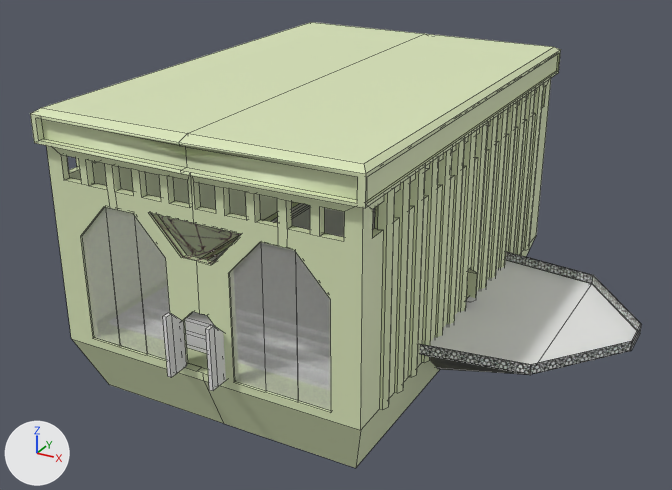
The FBX model Assets/Models/ParthenonArena.fbx as it was, and as the next commit left it.
Before and after are seen from a camera (50 mm lens) standing at (29.8, -53.4, 29.7) and looking at (1.9, -2.7, 4.3). The lights are fixed; the arrows at lower left show +X, +Y and +Z. Mesh edges are drawn as thin lines. Where no turn or scale is listed for an object, it has been applied to the vertices.

Names of what the first picture shows: 'Big Glass', 'LDoor', 'Parthenon', 'Platform', 'RDoor', 'Rail', 'Small Glass', 'Stairs'.
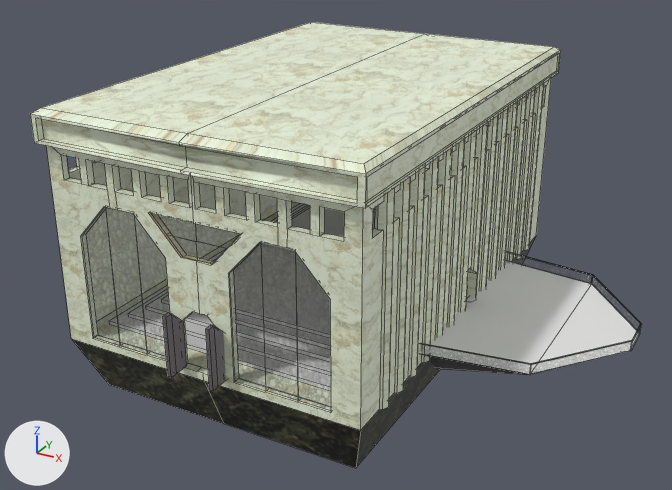
Boxes (x1, y1, x2, y2) around the edits, measured in the pictures (672 x 490 px):
'Parthenon', surface changed (green to white): (30, 22, 561, 468) in both
'Big Glass', surface changed: (82, 207, 330, 411) in both
'Rail', reshaped: before (419, 252, 641, 375); after (420, 251, 642, 373)
'LDoor', recoloured: (163, 313, 187, 377) in both
'RDoor', recoloured: (206, 325, 226, 391) in both
'Small Glass', reshaped: before (152, 214, 241, 264); after (154, 216, 237, 261)
part 1 of me_cube_016, built on: before (427, 256, 641, 365); after (420, 251, 642, 365)
part 2 of me_cube_016, recoloured: before (419, 252, 641, 375); after (420, 254, 639, 373)
part 3 of me_cube_018, surface changed (green to white): (30, 22, 561, 430) in both
part 4 of me_cube_018, recoloured (green to black): (72, 236, 536, 468) in both
part 5 of me_cube_010, added: after (154, 216, 237, 261)
'Stairs', unchanged, uncovered by the edit: before (185, 203, 375, 353); after (109, 203, 375, 390)

Diff of the bpy script that builds the scene:
```diff
--- a/Assets/Models/ParthenonArena.fbx.py
+++ b/Assets/Models/ParthenonArena.fbx.py
@@ mat_big_stained_glass @@
 n0 = _N.new('ShaderNodeBsdfPrincipled'); n0.name = 'Principled BSDF'
-n0.inputs[4].default_value = 0.165  # 'Alpha'
 n1 = _N.new('ShaderNodeOutputMaterial'); n1.name = 'Material Output'
+n2 = _N.new('ShaderNodeTexImage'); n2.name = 'Image Texture'
+n2.image = img_glass_frame_png
+n3 = _N.new('ShaderNodeTexImage'); n3.name = 'Image Texture.001'
+n3.image = img_glass_frame_png
 _L.new(n0.outputs[0], n1.inputs[0])  # 'BSDF' to 'Surface'
+_L.new(n2.outputs[0], n0.inputs[0])  # 'Color' to 'Base Color'
+_L.new(n3.outputs[0], n0.inputs[4])  # 'Color' to 'Alpha'
@@ mat_walls @@
 mat_walls = principled_material('Walls')
-mat_walls.base_color = (0.712, 0.8, 0.494)  # green #dbe7bb
+mat_walls.texture = img_mat_marble_green_01_256x256_png
@@ mat_lookout_handrail @@
+mat_lookout_handrail = bpy.data.materials.new('lookout_handrail')
+# uses the picture img_glass_frame_png
@@ me_cube_013 @@
 me_cube_013.from_pydata(...)  # 12 vertices, 10 faces; spans x -0.13..0.13, y -1.5..0.0, z 0.0..4.0
+me_cube_013.materials.append(mat_door)  # picture img_mat_wood_blue_01_256x256_png
@@ me_cube_014 @@
 me_cube_014.from_pydata(...)  # 12 vertices, 10 faces; spans x -0.13..0.13, y -1.5..0.0, z 0.0..4.0
+me_cube_014.materials.append(mat_door)  # picture img_mat_wood_blue_01_256x256_png
@@ me_cube_016 @@
-me_cube_016.from_pydata(...)  # 24 vertices, 22 faces; spans x -1.0..10.4, y -7.8..7.8, z 0.3..1.0
+me_cube_016.from_pydata(...)  # 36 vertices, 34 faces; spans x -1.0..10.4, y -7.8..7.8, z 0.3..1.0
+# me_cube_016 part 1
+# 5 faces are deleted
+# 12 vertices are added at x -1.0..10.4, y -7.8..7.8, z 1.0
+# 16 new faces join them, mat_lookout_handrail_top (black #000000)
+# 1 new face joins them, mat_lookout_handrail
+# me_cube_016 part 2: 17 faces spanning x -1.0..10.4, y -7.8..7.8, z 0.3..1.0 switch from mat_tower_hand_rail (picture img_cardback___copy_png) to mat_lookout_handrail
+me_cube_016.materials.append(mat_lookout_handrail_top)  # black #000000
@@ me_cube_010 @@
-me_cube_010.from_pydata(...)  # 8 vertices, 6 faces; spans x -3.18..3.18, y 0.0..0.01, z -1.16..1.16
+me_cube_010.from_pydata(...)  # 26 vertices, 24 faces; spans x -3.18..3.18, y -0.01..0.01, z -1.16..1.16
+# me_cube_010 part 5: 18 vertices added at x -3.18..3.18, y -0.01..0.01, z -1.16..1.16
 me_cube_010.materials.append(mat_small_stained_glass)
@@ me_cube_018 @@
 me_cube_018.from_pydata(...)  # 974 vertices, 531 faces; spans x -16.3..16.3, y -10.9..10.9, z -4.1..15.3
 # used by ob_parthenon; location = (0.0, 0.0, 0.0); rotation_euler = (0.0, 0.0, -1.571), in degrees (0, 0, -90)
+# me_cube_018 part 3: 531 kept faces spanning x -16.3..16.3, y -10.9..10.9, z -4.1..15.3 get new texture (UV) coordinates
+# me_cube_018 part 4: 6 faces spanning x -15.5..15.5, y -10.5..10.5, z -4.1..0.0 switch from mat_walls (green #dce7ba) to mat_lookout_underside (picture img_mat_stone_black_01_256x256_1_png)
```
